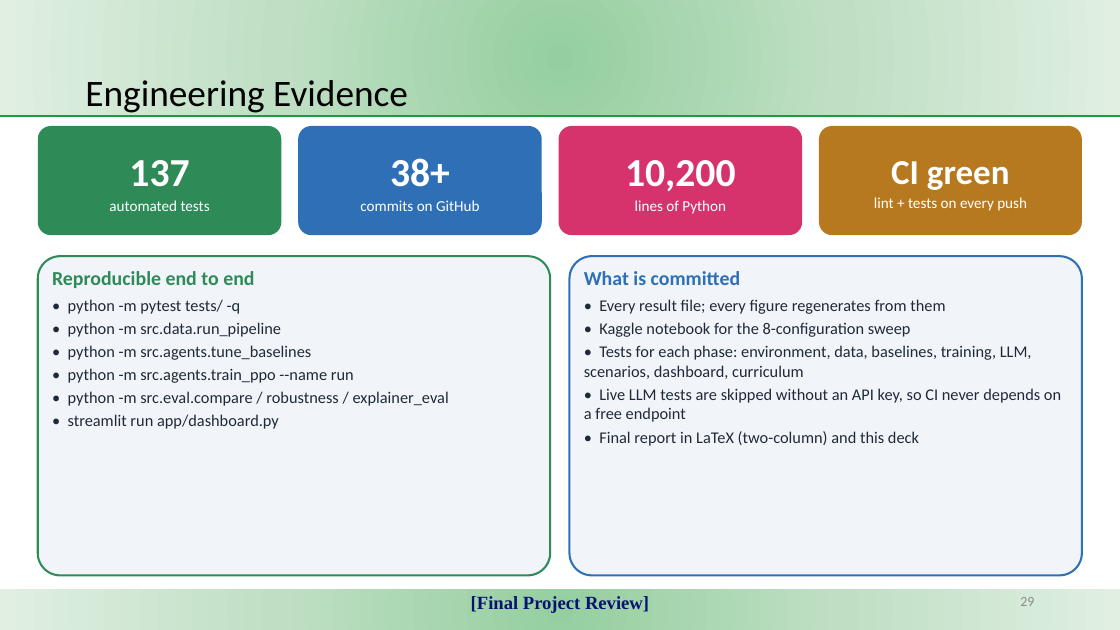
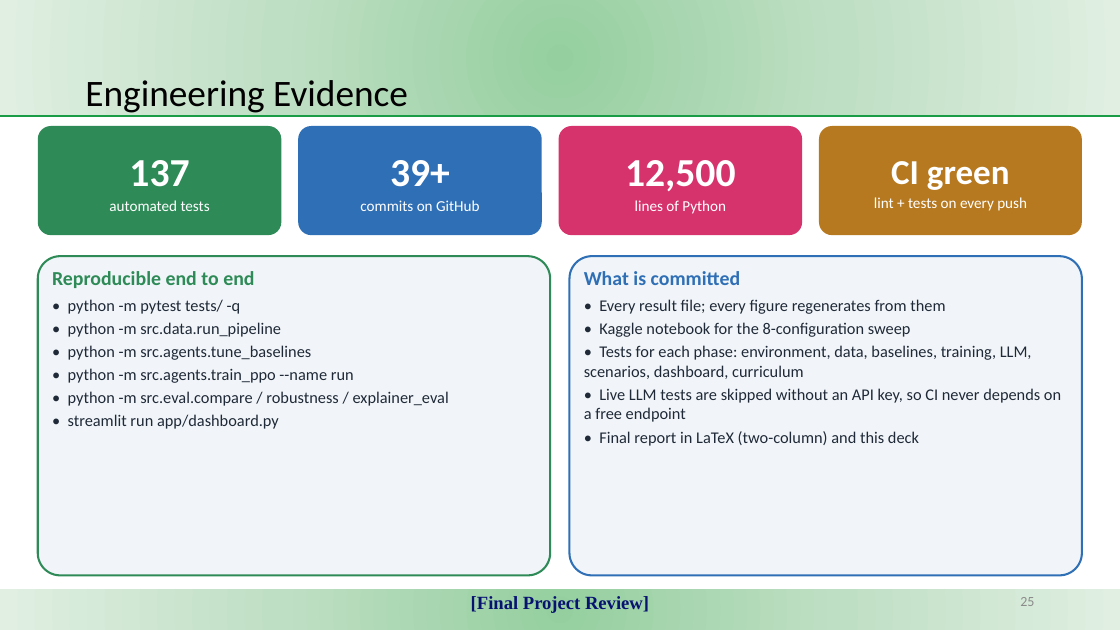
Before and after one commit to KJSK-Koushik/Supply-AI-RL-Explainable-supply-chain-Optimisation, a slide deck: slide 25 of reports/SupplyAI-RL_Final_Project_Review.pptx (slide 29 before the commit). Drawn at 1120x630 pixels with LibreOffice and Linux fonts; fonts in the diff are those of the drawing. Boxes give left, top, right and bottom in pixels: in the first picture for what was removed or moved away, otherwise in the second. Text is boxed around its words. In the diff, an @@ line names an element or a change of style, - is before the commit and + after.

```diff
--- a/reports/SupplyAI-RL_Final_Project_Review.pptx
+++ b/reports/SupplyAI-RL_Final_Project_Review.pptx
@@ text at bbox=[390, 160, 450, 187]: text changed @@
-38+
+39+
@@ text at bbox=[625, 160, 736, 191]: text changed @@
-10,200
+12,500
```
Also in this commit, not shown: 6 other slides changed, 4 slides removed, 3 other files.
